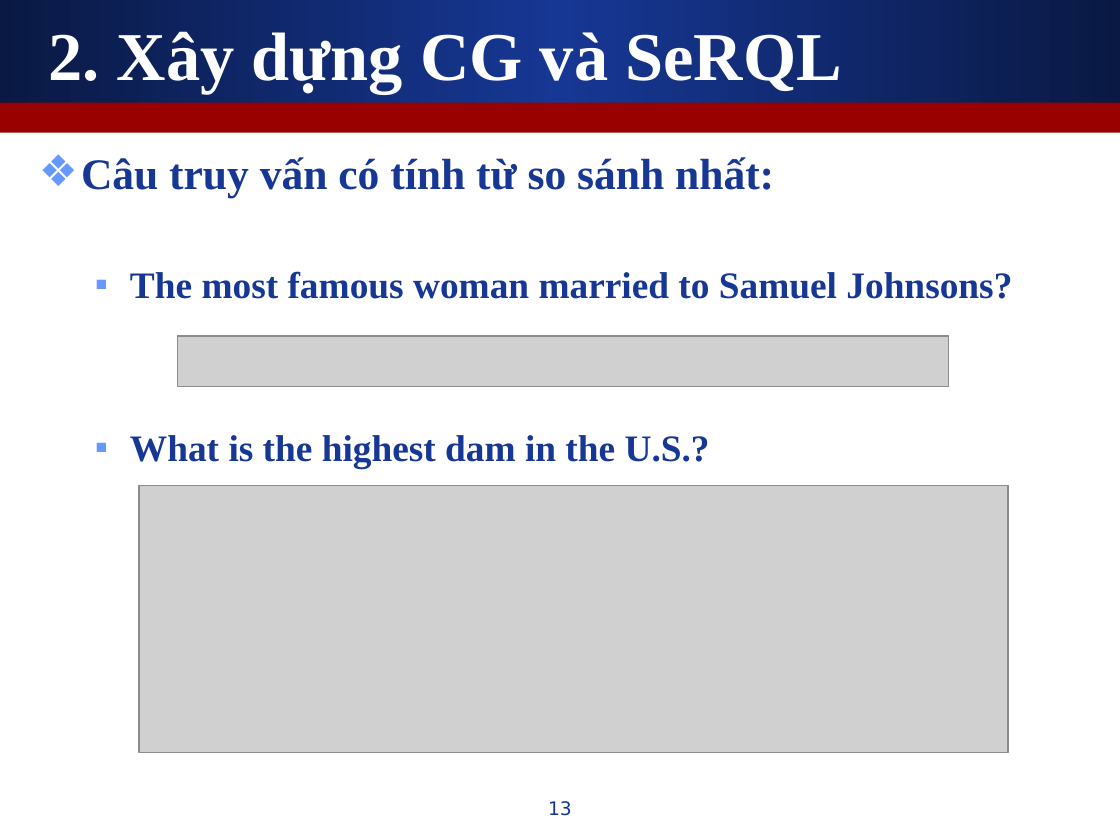
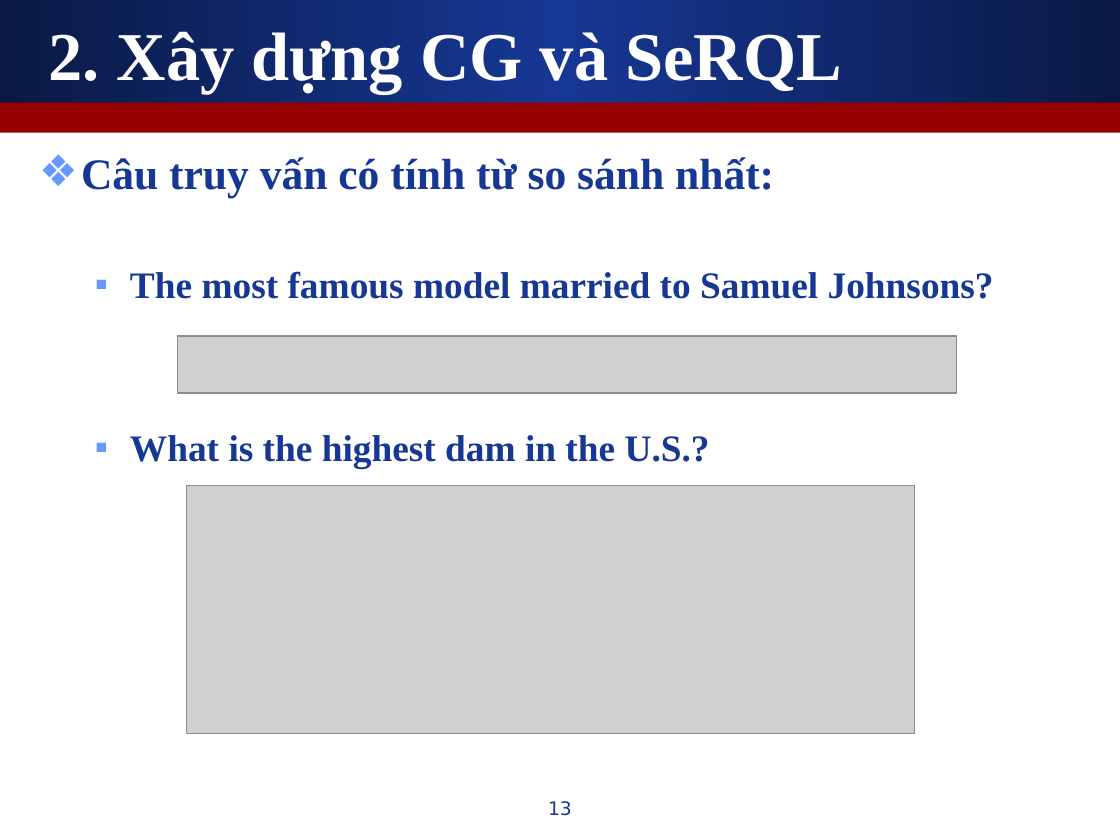
Before and after one commit to leaderwing/kt-kimres, a slide deck: slide 13 of note/[Thesis] Presentation.ppt. Drawn at 1120x840 pixels with LibreOffice and Linux fonts; fonts in the diff are those of the drawing; grey boxes stand for pictures. Boxes give left, top, right and bottom in pixels: in the first picture for what was removed or moved away, otherwise in the second. Text is boxed around its words. In the diff, an @@ line names an element or a change of style, - is before the commit and + after.

```diff
--- a/note/[Thesis] Presentation.ppt
+++ b/note/[Thesis] Presentation.ppt
@@ text at (130, 271, 994, 299): text changed @@
-  ▪ The most famous woman married to Samuel Johnsons?
+  ▪ The most famous model married to Samuel Johnsons?
@@ picture: place and size @@
-picture at (139, 485, 1008, 753)
+picture at (177, 336, 956, 393)
@@ picture: place and size @@
-picture at (177, 336, 949, 386)
+picture at (187, 485, 915, 734)
```
Also in this commit, not shown: 7 other slides changed.
